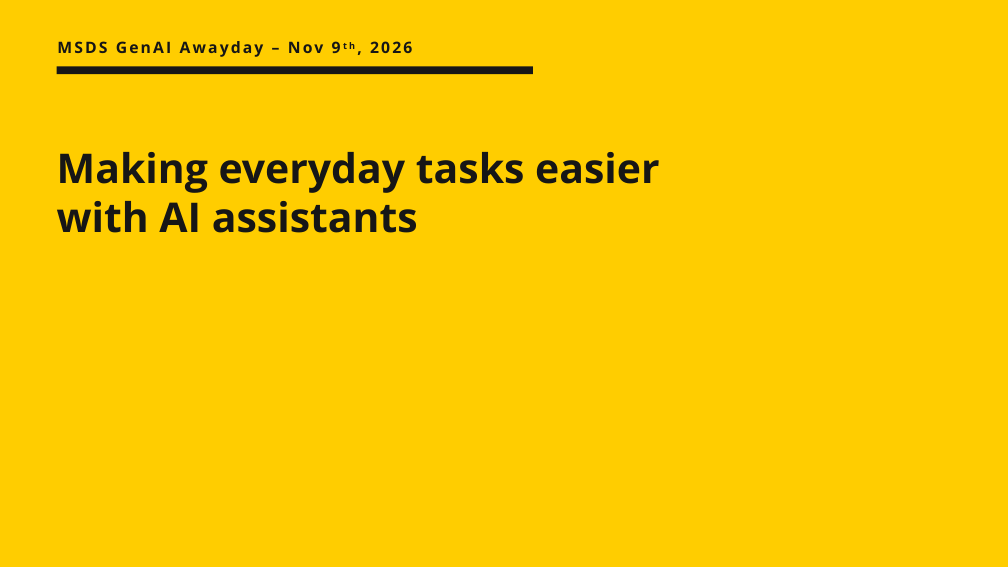
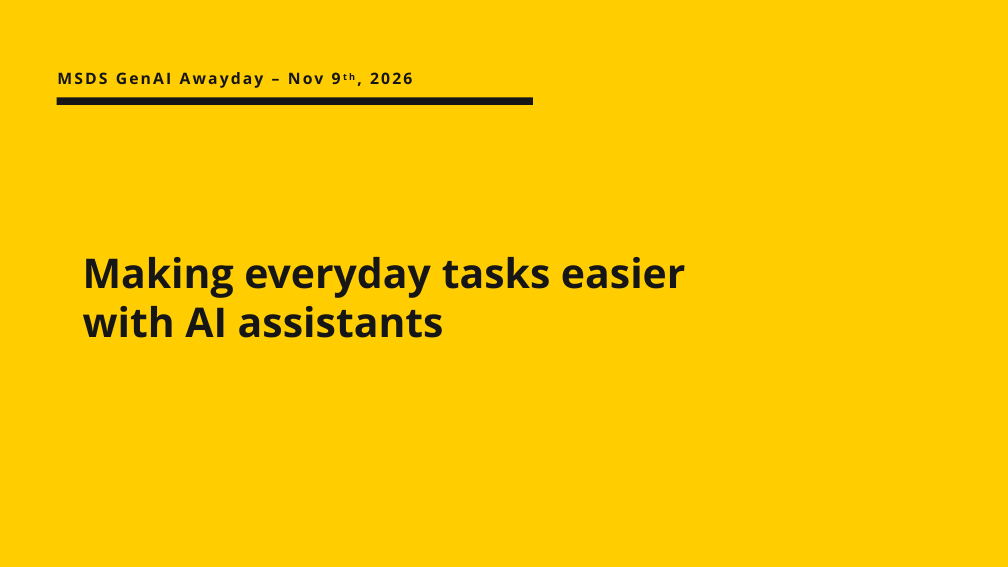
Before and after one commit to zgrtgy/msds-awayday-tutorial, a slide deck: slide 1 of slides/UU_AI_Chat_Admin_Intro.pptx. Drawn at 1008x567 pixels with LibreOffice and Linux fonts; fonts in the diff are those of the drawing. Boxes give left, top, right and bottom in pixels: in the first picture for what was removed or moved away, otherwise in the second. Text is boxed around its words. In the diff, an @@ line names an element or a change of style, - is before the commit and + after.

```diff
--- a/slides/UU_AI_Chat_Admin_Intro.pptx
+++ b/slides/UU_AI_Chat_Admin_Intro.pptx
@@ text "MSDS GenAI Awayday – Nov ...": place and size @@
-text "MSDS GenAI Awayday – Nov ..." at (57, 41, 412, 57)
+text "MSDS GenAI Awayday – Nov ..." at (57, 72, 412, 88)
@@ rectangle: place and size @@
-rectangle at (57, 67, 533, 74)
+rectangle at (57, 98, 533, 105)
@@ text "Making everyday tasks easier": place and size @@
-text "Making everyday tasks easier" at (57, 152, 660, 233)
+text "Making everyday tasks easier" at (83, 257, 686, 338)
```
Also in this commit, not shown: 5 other slides changed, 1 slide removed, 2 other files.
